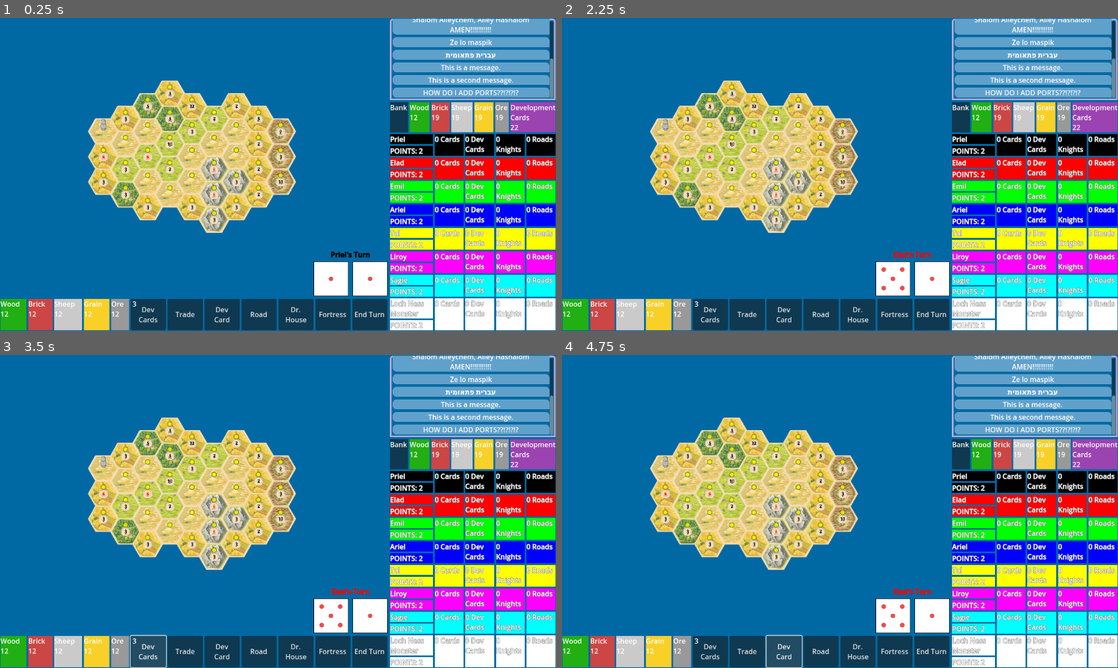
Above: before the commit, frames 1-4 (two rows, left to right).
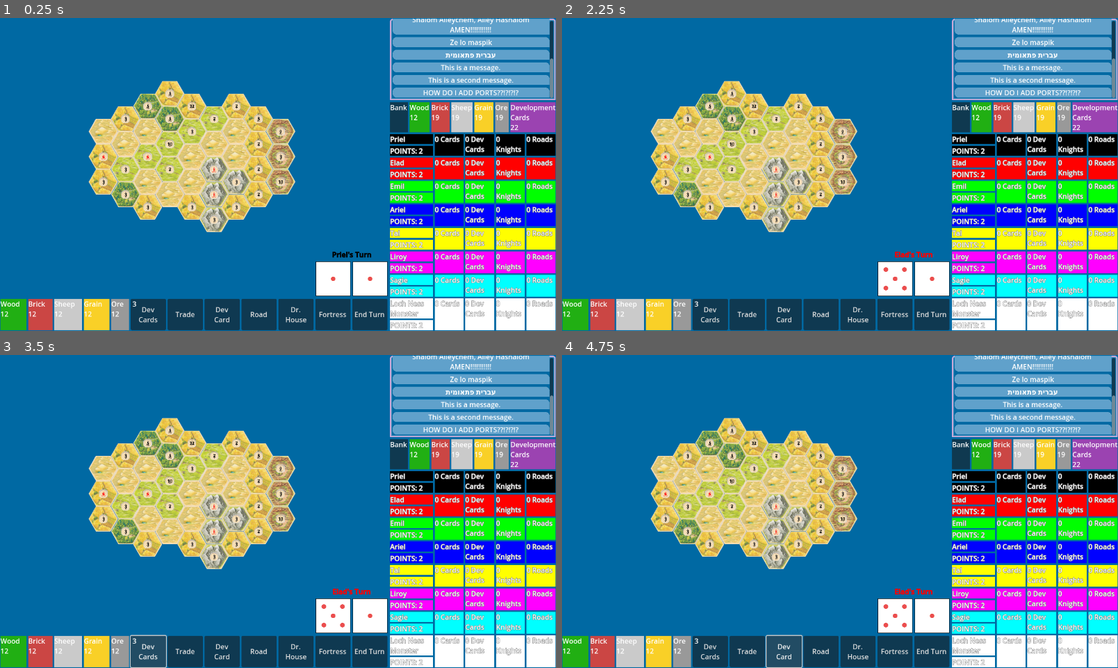
Above: after the commit, the same moments.

Repository: C0dot/Settlers-Of-Persia
Game: Godot game, scene res://main_game.tscn
Two runs of this game, one before a commit and one after it. Both use one fixed random seed, a clock stepped at 60 frames per second and the inputs below. Before the commit the project starts from res://map/main_game.tscn.
Inputs (mouse positions are in pixels of both pictures, inside the frame that each line leads up to):
- Up to frame 1 (0.25 s): no input
- Up to frame 2 (2.25 s): click (895, 277) at 0.5 s; click "End Turn" at 1.25 s; click (934, 277) at 2 s
- Up to frame 3 (3.5 s): click "Dev Cards" at 2.75 s
- Up to frame 4 (4.75 s): click "Trade" at 3.5 s; click "Dev Card" at 4.25 s

The runs differ from the first frame. In frame 1, 1.5% of the frame differs, in the area x 15-67%, y 20-89%; in frame 2, 1.6%; in frame 3, 1.6%; in frame 4, 1.6%.

Commit message:
Revert "Merged work"

Diff:
--- a/globals.gd
+++ b/globals.gd
@@ -1,4 +1,3 @@
-# globals.gd
 extends Node
 
 var current_player: int = 0:
@@ -14,7 +13,6 @@
 		else:
 			pan_val = 1
 		pan_toggle = value
-var play_robber_sfx: bool = false
 
 var pan_val: int = 1
 
@@ -25,4 +23,3 @@
 @warning_ignore("unused_signal") signal build_fortress_toggle
 @warning_ignore("unused_signal") signal setup_complete # this signal is used to wait for the game to load. emit it whenever some code breaks because something else hasn't loaded in yet at the start of the game.
 signal turn_passed
-signal move_robber
--- a/main_game.gd
+++ b/main_game.gd
@@ -1,14 +1,11 @@
-# main_game.gd
 extends Node2D
 
-@export var zoomSpeed: float = 10.0
-var ZoomTarget: Vector2
 const PLAYER_COUNTER = preload("res://overlay/player_counter.tscn")
 var pan_origin: Vector2
 var instance: Node
 
 func _ready() -> void:
-	# example array, array below will be recieved from the lobby scene.
+	# example array below will be recieved from the lobby scene.
 	var names: Array[String] = ["Priel", "Elad", "Emil", "Ariel", "Tal", "Liroy", "Sagie", "Loch Ness Monster"]
 	for player in Globals.player_count:
 		instance = PLAYER_COUNTER.instantiate()
@@ -17,22 +14,13 @@
 		$CanvasLayer/Control/TrackerTab/VBoxContainer.add_child(instance)
 	Globals.setup_complete.emit()
 
-	ZoomTarget = $Map.scale
-
-
 func _process(_delta: float) -> void:
 	if not Globals.mouse_on_log:
-		var mouse_pos = get_viewport().get_mouse_position()
-		var map = $Map
-		var map_pos_before = map.to_local(mouse_pos)
-		if Input.is_action_just_pressed("zoom_in") and map.scale.x < 2.0:
-			ZoomTarget *= 1.1
-		if Input.is_action_just_pressed("zoom_out") and map.scale.x > 0.5:
-			ZoomTarget /= 1.1
-		map.scale = map.scale.slerp(ZoomTarget, zoomSpeed * _delta)
-		var map_pos_after = map.to_local(mouse_pos)
-		map.position += (map_pos_after - map_pos_before) * map.scale
+		if Input.is_action_just_pressed("zoom_in") and $Map.scale.x < 2:
+			$Map.scale*=1.1
+		if Input.is_action_just_pressed("zoom_out") and $Map.scale.x > 0.5:
+			$Map.scale/=1.1
 	if Input.is_action_just_pressed("pan"):
-		pan_origin = $Map.position - Globals.pan_val * get_viewport().get_mouse_position()
+		pan_origin = $Map.position - Globals.pan_val*get_global_mouse_position()
 	if Input.is_action_pressed("pan"):
-		$Map.position = pan_origin + Globals.pan_val * get_viewport().get_mouse_position()
+		$Map.position = pan_origin + Globals.pan_val*get_global_mouse_position()
--- a/main_menu/main_menu.gd
+++ b/main_menu/main_menu.gd
@@ -1,4 +1,3 @@
-# main_menu.gd
 extends VBoxContainer
 
 
--- a/map/building_layer.gd
+++ b/map/building_layer.gd
@@ -1,4 +1,3 @@
-# building_layer.gd
 extends Node2D
 
 @onready var resource_tiles: TileMapLayer = $"../ResourceTiles"
--- a/map/house_tile.gd
+++ b/map/house_tile.gd
@@ -1,4 +1,3 @@
-# house_tile.gd
 extends Sprite2D
 
 var fortress = preload("res://map/city.png")
--- a/map/main_game.tscn
+++ /dev/null
@@ -1,12 +0,0 @@
-[gd_scene load_steps=4 format=3 uid="uid://cberlxsk3mh1u"]
-
-[ext_resource type="Script" uid="uid://k1spb2j1n2tv" path="res://main_game.gd" id="1_ykeeq"]
-[ext_resource type="PackedScene" uid="uid://b8j7quidaqxsn" path="res://overlay/game_ui_overlay.tscn" id="1_yx7mw"]
-[ext_resource type="PackedScene" uid="uid://nf2u7qw5hb2s" path="res://map/map.tscn" id="2_ykeeq"]
-
-[node name="Node2D" type="Node2D"]
-script = ExtResource("1_ykeeq")
-
-[node name="CanvasLayer" parent="." instance=ExtResource("1_yx7mw")]
-
-[node name="Map" parent="." instance=ExtResource("2_ykeeq")]
--- a/map/map.tscn
+++ b/map/map.tscn
@@ -1,11 +1,9 @@
-[gd_scene load_steps=10 format=4 uid="uid://nf2u7qw5hb2s"]
+[gd_scene load_steps=8 format=4 uid="uid://nf2u7qw5hb2s"]
 
 [ext_resource type="Texture2D" uid="uid://6peiy050km77" path="res://map/pixelatedTileset68x58+4px-x_margin.png" id="1_c7s6e"]
 [ext_resource type="Texture2D" uid="uid://cdfigr588lmog" path="res://map/tokens_20x21+1px.png" id="1_wijl4"]
-[ext_resource type="Script" uid="uid://pi1c6e3e2ucp" path="res://map/resource_tiles.gd" id="3_iw27f"]
 [ext_resource type="Script" uid="uid://dd4crgvym00w1" path="res://map/road_layer.gd" id="4_p5pve"]
 [ext_resource type="Script" uid="uid://8i7v53nie1ne" path="res://map/building_layer.gd" id="4_urblq"]
-[ext_resource type="Script" uid="uid://vpvjsmdidv7o" path="res://map/robber_layer.gd" id="5_71pa8"]
 
 [sub_resource type="TileSetAtlasSource" id="TileSetAtlasSource_e0an3"]
 texture = ExtResource("1_wijl4")
@@ -62,7 +60,6 @@
 [node name="ResourceTiles" type="TileMapLayer" parent="."]
 tile_map_data = PackedByteArray("AAAGAAUABQAFAAAAAAAGAAQABQAAAAAAAAAFAAQABQAAAAAAAAAFAAUABQAFAAAAAAAHAAUABQAFAAAAAAAHAA …(544 unchanged characters)…
 tile_set = SubResource("TileSet_e0an3")
-script = ExtResource("3_iw27f")
 
 [node name="NumberTokens" type="TileMapLayer" parent="."]
 tile_map_data = PackedByteArray("AAAGAAUAAgAEAAAAAAAHAAQAAgAHAAAAAAAHAAUAAgAAAAAAAAAFAAUAAgABAAAAAAAJAAYAAgAFAAAAAAAIAA …(384 unchanged characters)…
@@ -73,6 +70,3 @@
 
 [node name="BuildingLayer" type="Node2D" parent="."]
 script = ExtResource("4_urblq")
-
-[node name="RobberLayer" type="Node2D" parent="."]
-script = ExtResource("5_71pa8")
--- a/map/resource_tiles.gd
+++ /dev/null
@@ -1,13 +0,0 @@
-# resource_tiles.gd
-extends TileMapLayer
-
-var sand = preload("res://map/sand_background.tscn")
-var instance: Node
-
-func _ready() -> void:
-	var cells = get_used_cells()
-	for cell in cells:
-		var pos = map_to_local(cell)
-		instance = sand.instantiate()
-		instance.position = pos
-		add_child(instance)
--- a/map/road_layer.gd
+++ b/map/road_layer.gd
@@ -1,4 +1,3 @@
-# road_layer.gd
 extends Node2D
 
 @onready var resource_tiles: TileMapLayer = $"../ResourceTiles"
--- a/map/road_tile.gd
+++ b/map/road_tile.gd
@@ -1,4 +1,3 @@
-# road_tile.gd
 extends Sprite2D
 
 const ROAD = preload("res://map/road.png")
--- a/map/robber.gd
+++ /dev/null
@@ -1,16 +0,0 @@
-# robber.gd
-extends Sprite2D
-
-@export var speed: float = 250.0 # Pixels per seconds
-
-
-func _ready() -> void:
-	Globals.move_robber.connect(_move_robber_to_position)
-
-func _move_robber_to_position(target_position : Vector2):
-	var distance = sqrt(pow(target_position.x - position.x,2) + pow(target_position.y - position.y,2))
-	var duration = distance / speed
-	var tween = create_tween()
-	tween.tween_property(self, "position", target_position, duration)
-	if Globals.play_robber_sfx:
-		$"RobberPlacingSfx".play()
--- a/map/robber.tscn
+++ /dev/null
@@ -1,13 +0,0 @@
-[gd_scene load_steps=4 format=3 uid="uid://baaystfxf7jyx"]
-
-[ext_resource type="Texture2D" uid="uid://b8yctu4gfiqu" path="res://overlay/icon_robber.png" id="1_ct2jv"]
-[ext_resource type="Script" uid="uid://c70bnka7mnevd" path="res://map/robber.gd" id="2_i72hc"]
-[ext_resource type="AudioStream" uid="uid://dpmfcwe5jl2v1" path="res://map/robber-placing-sound.mp3" id="3_lg01p"]
-
-[node name="Robber" type="Sprite2D"]
-scale = Vector2(0.13, 0.13)
-texture = ExtResource("1_ct2jv")
-script = ExtResource("2_i72hc")
-
-[node name="RobberPlacingSfx" type="AudioStreamPlayer2D" parent="."]
-stream = ExtResource("3_lg01p")
--- a/map/robber_button_hint.gd
+++ /dev/null
@@ -1,11 +0,0 @@
-# robber_button_hint.gd
-extends Sprite2D
-
-var robber_on: bool = false:
-	set(value):
-		robber_on = value
-		visible = !value
-
-func _on_input_event(_viewport, event, _shape_idx):
-	if event is InputEventMouseButton and event.pressed and event.get_button_mask() == MOUSE_BUTTON_LEFT:
-		Globals.move_robber.emit(position)
--- a/map/robber_button_hint.tscn
+++ /dev/null
@@ -1,20 +0,0 @@
-[gd_scene load_steps=4 format=3 uid="uid://brdwc3sfxv321"]
-
-[ext_resource type="Texture2D" uid="uid://ofdbx6sg8aoi" path="res://map/house_button.png" id="1_psj14"]
-[ext_resource type="Script" uid="uid://bj3ts2043jjhu" path="res://map/robber_button_hint.gd" id="2_wgxwc"]
-
-[sub_resource type="CircleShape2D" id="CircleShape2D_aulof"]
-radius = 20.0
-
-[node name="RobberButtonHint" type="Sprite2D"]
-self_modulate = Color(1, 1, 0, 0.819608)
-scale = Vector2(0.3, 0.3)
-texture = ExtResource("1_psj14")
-script = ExtResource("2_wgxwc")
-
-[node name="Button" type="Area2D" parent="."]
-
-[node name="CollisionShape2D" type="CollisionShape2D" parent="Button"]
-shape = SubResource("CircleShape2D_aulof")
-
-[connection signal="input_event" from="Button" to="." method="_on_input_event"]
--- a/map/robber_layer.gd
+++ /dev/null
@@ -1,50 +0,0 @@
-# robber_layer.gd
-extends Node2D
-
-@onready var resource_tiles: TileMapLayer = $"../ResourceTiles"
-const robber = preload("res://map/robber.tscn")
-const robber_hint_button = preload("res://map/robber_button_hint.tscn")
-var instance: Node
-var current_robber_place: Node
-var robber_not_initialized : bool = true
-
-var cells: Dictionary[Vector2i, Node] = {}
-
-func _toggle_robber_layer_visibility() -> void:
-	for cell in cells.values():
-		if !cell.robber_on:
-			cell.visible = !cell.visible
-
-func _move_robber(location):
-	current_robber_place.robber_on = false
-	current_robber_place = cells[Vector2i(location)]
-	current_robber_place.robber_on = true
-
-# Isn't really necessary for this but i like to sort the tiles anyway.
-func tile_sort(a: Vector2i, b: Vector2i) -> bool:
-	if a.x == b.x:
-		return a.y < b.y
-	return a.x < b.x
-
-func _ready() -> void:
-	var tiles = resource_tiles.get_used_cells()
-	tiles.sort_custom(tile_sort)
-
-	for tile in tiles:
-		var tile_atlas_cords = resource_tiles.get_cell_atlas_coords(tile)
-		var tile_map_cords = resource_tiles.map_to_local(tile)
-		var robber_hint_button_location = Vector2i(tile_map_cords + Vector2(0,-15))
-		instance = robber_hint_button.instantiate()
-		instance.position = robber_hint_button_location
-		cells[robber_hint_button_location] = instance
-		add_child(instance)
-		if tile_atlas_cords.x == 0 and robber_not_initialized:
-			instance = robber.instantiate()
-			instance.z_index = 3
-			instance.position = robber_hint_button_location
-			robber_not_initialized = false
-			current_robber_place = cells[robber_hint_button_location]
-			current_robber_place.robber_on = true
-			add_child(instance)
-
-	Globals.move_robber.connect(_move_robber)
--- a/map/sand_background.tscn
+++ /dev/null
@@ -1,8 +0,0 @@
-[gd_scene load_steps=2 format=3 uid="uid://dk3tnkr2p640j"]
-
-[ext_resource type="Texture2D" uid="uid://ddk48gbtkib3m" path="res://sandBackground68x58.png" id="1_xgbnr"]
-
-[node name="Sprite2D" type="Sprite2D"]
-z_index = -1
-scale = Vector2(1.05, 1.05)
-texture = ExtResource("1_xgbnr")
--- a/overlay/bank_counter.gd
+++ b/overlay/bank_counter.gd
@@ -1,4 +1,3 @@
-# bank_counter.gd
 extends HBoxContainer
 
 var wood: int = 19:
--- a/overlay/dice_container.gd
+++ b/overlay/dice_container.gd
@@ -1,4 +1,3 @@
-# dice_container.gd
 extends HBoxContainer
 
 var dice_textures = [
@@ -14,57 +13,13 @@
 var dice1_number: int
 var dice2_number: int
 var value: int
-var shrink_tween: Tween
-var grow_tween: Tween
-@onready var dice1 = $"Dice1"
-@onready var dice2 = $"Dice2"
-
 
 func _ready() -> void:
 	rng.randomize()
-	#start_bounce_loop()
 
 func set_dice(is_enabled: bool) -> void:
-	if is_enabled:
-		#start_bounce_loop()
-		dice1.mouse_default_cursor_shape = Control.CURSOR_POINTING_HAND
-		dice2.mouse_default_cursor_shape = Control.CURSOR_POINTING_HAND
-	else:
-		#stop_bounce_loop()
-		dice1.mouse_default_cursor_shape = Control.CURSOR_ARROW
-		dice2.mouse_default_cursor_shape = Control.CURSOR_ARROW
-	dice1.disabled = not is_enabled
-	dice2.disabled = not is_enabled
-
-# bounce unused :(
-func start_bounce_loop():
-	if shrink_tween and shrink_tween.is_running():
-		shrink_tween.kill()
-	shrink_tween = create_tween()
-
-	shrink_tween.parallel().tween_property(dice1, "scale", Vector2(0.8, 0.8), 0.75).set_trans(Tween.TransitionType.TRANS_SINE).set_ease(Tween.EaseType.EASE_IN_OUT)
-	shrink_tween.parallel().tween_property(dice2, "scale", Vector2(1.0, 1.0), 0.75).set_trans(Tween.TransitionType.TRANS_SINE).set_ease(Tween.EaseType.EASE_IN_OUT)
-
-	shrink_tween.connect("finished", Callable(self, "_on_shrink_finished"))
-
-func _on_shrink_finished():
-	if grow_tween and grow_tween.is_running():
-		grow_tween.kill()
-	grow_tween = create_tween()
-
-	grow_tween.parallel().tween_property(dice1, "scale", Vector2(1.05, 1.05), 0.75).set_trans(Tween.TransitionType.TRANS_SINE).set_ease(Tween.EaseType.EASE_IN_OUT)
-	grow_tween.parallel().tween_property(dice2, "scale", Vector2(1.05, 1.05), 0.75).set_trans(Tween.TransitionType.TRANS_SINE).set_ease(Tween.EaseType.EASE_IN_OUT)
-
-	grow_tween.connect("finished", Callable(self, "start_bounce_loop"))
-
-func stop_bounce_loop():
-	if shrink_tween and shrink_tween.is_running():
-		shrink_tween.kill()
-	if grow_tween and grow_tween.is_running():
-		grow_tween.kill()
-	dice1.scale = Vector2(1, 1)
-	dice2.scale = Vector2(1, 1)
-
+	$Dice1.disabled = not is_enabled
+	$Dice2.disabled = not is_enabled
 
 func roll_dice() -> void:
 	dice1_number = rng.randi_range(0, 5)
@@ -72,6 +27,6 @@
 	value = dice1_number + dice2_number + 2
 
 	$DiceRollSfx.play()
-	dice1.texture_normal = dice_textures[dice1_number]
-	dice2.texture_normal = dice_textures[dice2_number]
+	$Dice1.texture_normal = dice_textures[dice1_number]
+	$Dice2.texture_normal = dice_textures[dice2_number]
 	set_dice(false)
--- a/overlay/game_ui_overlay.tscn
+++ b/overlay/game_ui_overlay.tscn
@@ -101,7 +101,7 @@
 [node name="DiceContainer" type="HBoxContainer" parent="Control/OtherTab/HBoxContainer/OnMapOverlay/VBoxContainer"]
 unique_name_in_owner = true
 layout_mode = 2
-theme_override_constants/separation = 10
+theme_override_constants/separation = 5
 script = ExtResource("3_1cxvs")
 
 [node name="Dice1" type="TextureButton" parent="Control/OtherTab/HBoxContainer/OnMapOverlay/VBoxContainer/DiceContainer"]
--- a/overlay/log.gd
+++ b/overlay/log.gd
@@ -1,4 +1,3 @@
-# log.gd
 extends MarginContainer
 
 const MESSAGE = preload("res://overlay/message.tscn")
--- a/overlay/player_counter.gd
+++ b/overlay/player_counter.gd
@@ -1,4 +1,3 @@
-# player_counter.gd
 extends HBoxContainer
 
 var username: String: # set on initialization
--- a/overlay/resources.gd
+++ b/overlay/resources.gd
@@ -1,4 +1,3 @@
-# resources.gd
 extends HBoxContainer
 
 var wood: int = 0:
--- a/overlay/ui.gd
+++ b/overlay/ui.gd
@@ -1,4 +1,3 @@
-# ui.gd
 extends CanvasLayer
 
 var active_roads := 0
--- a/resource_tiles.gd
+++ /dev/null
@@ -1,13 +0,0 @@
-# resource_tiles.gd
-extends TileMapLayer
-
-var sand = preload("res://sand_background.tscn")
-var instance: Node
-
-func _ready() -> void:
-	var cells = get_used_cells()
-	for cell in cells:
-		var pos = map_to_local(cell)
-		instance = sand.instantiate()
-		instance.position = pos
-		add_child(instance)
--- a/robber.gd
+++ /dev/null
@@ -1,11 +0,0 @@
-# robber.gd
-extends Sprite2D
-
-@export var duration: float = 1.0
-
-func _ready() -> void:
-	Globals.move_robber.connect(_move_robber_to_position)
-
-func _move_robber_to_position(target_position : Vector2):
-	var tween = create_tween()
-	tween.tween_property(self, "position", target_position, duration)
--- a/robber.tscn
+++ /dev/null
@@ -1,9 +0,0 @@
-[gd_scene load_steps=3 format=3 uid="uid://baaystfxf7jyx"]
-
-[ext_resource type="Texture2D" uid="uid://b8yctu4gfiqu" path="res://icon_robber.png" id="1_ct2jv"]
-[ext_resource type="Script" uid="uid://c70bnka7mnevd" path="res://robber.gd" id="2_i72hc"]
-
-[node name="Robber" type="Sprite2D"]
-scale = Vector2(0.13, 0.13)
-texture = ExtResource("1_ct2jv")
-script = ExtResource("2_i72hc")
--- a/robber_button_hint.gd
+++ /dev/null
@@ -1,11 +0,0 @@
-# robber_button_hint.gd
-extends Sprite2D
-
-var robber_on: bool = false:
-	set(value):
-		robber_on = value
-		visible = !value
-
-func _on_input_event(_viewport, event, _shape_idx):
-	if event is InputEventMouseButton and event.pressed and event.get_button_mask() == MOUSE_BUTTON_LEFT:
-		Globals.move_robber.emit(position)
--- a/robber_button_hint.tscn
+++ /dev/null
@@ -1,20 +0,0 @@
-[gd_scene load_steps=4 format=3 uid="uid://brdwc3sfxv321"]
-
-[ext_resource type="Texture2D" uid="uid://ofdbx6sg8aoi" path="res://house_button.png" id="1_psj14"]
-[ext_resource type="Script" uid="uid://bj3ts2043jjhu" path="res://robber_button_hint.gd" id="2_wgxwc"]
-
-[sub_resource type="CircleShape2D" id="CircleShape2D_aulof"]
-radius = 20.0
-
-[node name="RobberButtonHint" type="Sprite2D"]
-self_modulate = Color(1, 1, 0, 0.819608)
-scale = Vector2(0.3, 0.3)
-texture = ExtResource("1_psj14")
-script = ExtResource("2_wgxwc")
-
-[node name="Button" type="Area2D" parent="."]
-
-[node name="CollisionShape2D" type="CollisionShape2D" parent="Button"]
-shape = SubResource("CircleShape2D_aulof")
-
-[connection signal="input_event" from="Button" to="." method="_on_input_event"]
--- a/robber_layer.gd
+++ /dev/null
@@ -1,50 +0,0 @@
-# robber_layer.gd
-extends Node2D
-
-@onready var resource_tiles: TileMapLayer = $"../ResourceTiles"
-const robber = preload("res://robber.tscn")
-const robber_hint_button = preload("res://robber_button_hint.tscn")
-var instance: Node
-var current_robber_place: Node
-var robber_not_initialized : bool = true
-
-var cells: Dictionary[Vector2i, Node] = {}
-
-func _toggle_robber_layer_visibility() -> void:
-	for cell in cells.values():
-		if !cell.robber_on:
-			cell.visible = !cell.visible
-
-func _move_robber(location):
-	current_robber_place.robber_on = false
-	current_robber_place = cells[Vector2i(location)]
-	current_robber_place.robber_on = true
-
-# Isn't really necessary for this but i like to sort the tils anyway.
-func tile_sort(a: Vector2i, b: Vector2i) -> bool:
-	if a.x == b.x:
-		return a.y < b.y
-	return a.x < b.x
-
-func _ready() -> void:
-	var tiles = resource_tiles.get_used_cells()
-	tiles.sort_custom(tile_sort)
-
-	for tile in tiles:
-		var tile_atlas_cords = resource_tiles.get_cell_atlas_coords(tile)
-		var tile_map_cords = resource_tiles.map_to_local(tile)
-		var robber_hint_button_location = Vector2i(tile_map_cords + Vector2(0,-15))
-		instance = robber_hint_button.instantiate()
-		instance.position = robber_hint_button_location
-		cells[robber_hint_button_location] = instance
-		add_child(instance)
-		if tile_atlas_cords.x == 0 and robber_not_initialized:
-			instance = robber.instantiate()
-			instance.z_index = 3
-			instance.position = robber_hint_button_location
-			robber_not_initialized = false
-			current_robber_place = cells[robber_hint_button_location]
-			current_robber_place.robber_on = true
-			add_child(instance)
-
-	Globals.move_robber.connect(_move_robber)
--- a/sand_background.tscn
+++ /dev/null
@@ -1,8 +0,0 @@
-[gd_scene load_steps=2 format=3 uid="uid://dk3tnkr2p640j"]
-
-[ext_resource type="Texture2D" uid="uid://ddk48gbtkib3m" path="res://sandBackground68x58.png" id="1_xgbnr"]
-
-[node name="Sprite2D" type="Sprite2D"]
-z_index = -1
-scale = Vector2(1.05, 1.05)
-texture = ExtResource("1_xgbnr")
Not shown, removed: map/resource_tiles.gd.uid
Not shown, removed: map/robber-placing-sound.mp3.import
Not shown, removed: map/robber.gd.uid
Not shown, removed: map/robber_button_hint.gd.uid
Not shown, removed: map/robber_layer.gd.uid
Not shown, removed: resource_tiles.gd.uid
Not shown, removed: robber.gd.uid
Not shown, removed: robber_button_hint.gd.uid
Not shown, removed: robber_layer.gd.uid
Binary file removed: sandBackground68x58.png
Not shown, removed: sandBackground68x58.png.import
Not shown, removed: map/robber-placing-sound.mp3
